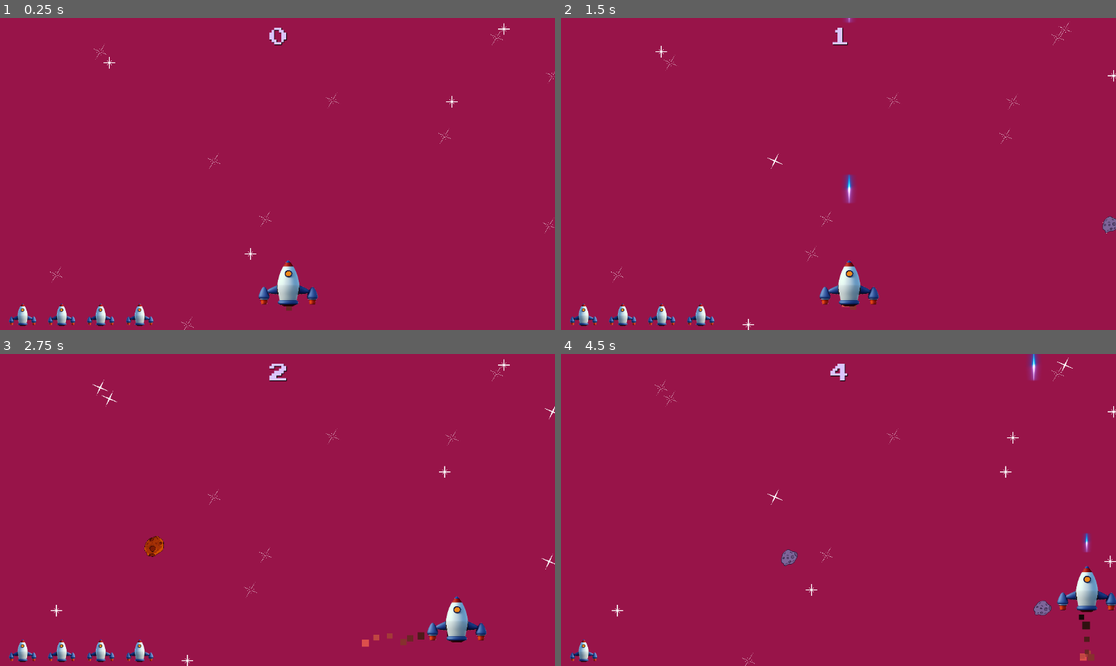
Above: before the commit, frames 1-4 (two rows, left to right).
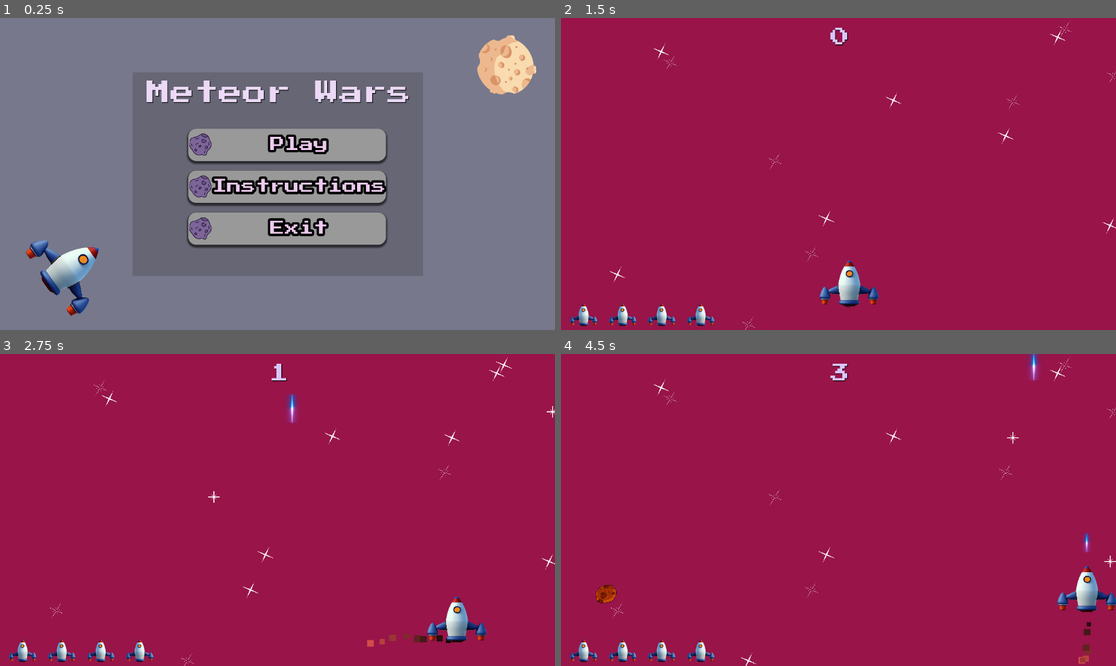
Above: after the commit, the same moments.

Repository: Alaa-Khaled210/Meteors-War
Game: Godot game, scene res://scense/home.tscn
Two runs of this game, one before a commit and one after it. Both use one fixed random seed, a clock stepped at 60 frames per second and the inputs below. Before the commit the project starts from res://scense/level.tscn. Sound files missing from this copy of the repository are replaced by a short silence.
Inputs (mouse positions are in pixels of both pictures, inside the frame that each line leads up to):
- Up to frame 1 (0.25 s): no input
- Up to frame 2 (1.5 s): click (849, 186) at 0.5 s, where only the run after the commit has a clickable "Instructions"; click (849, 145) at 1.25 s, where only the run after the commit has a clickable "Play"
- Up to frame 3 (2.75 s): move the mouse to (399, 494) at 2.02 s; hold Right (right) from 2.03 s (still down); hold Space (Shoot) from 2.03 s (still down)
- Up to frame 4 (4.5 s): move the mouse to (727, 525) at 2.77 s; release Right (right) at 2.78 s; release Space (Shoot) at 2.78 s; hold Down (down) 2.78-3.53 s; tap Space (Shoot) at 2.85, 4.35 s; move the mouse to (894, 441) at 3.52 s; hold Right (right) 3.53-4.28 s; hold Space (Shoot) 3.53-4.28 s; move the mouse to (810, 572) at 4.27 s; hold Up (up) from 4.28 s (still down)

The runs differ from the first frame. In frame 1, 100% of the frame differs, in the area x 0-100%, y 0-100%; in frame 2, 0.6%; in frame 3, 1.0%; in frame 4, 1.5%.

Commit message:
home scene after code it

Diff:
--- a/project.godot
+++ b/project.godot
@@ -11,7 +11,7 @@
 [application]
 
 config/name="Meteor_War"
-run/main_scene="uid://ce6y6qjtkyntq"
+run/main_scene="uid://co6ve4o0cy18h"
 config/features=PackedStringArray("4.4", "GL Compatibility")
 config/icon="res://icon.svg"
 
--- /dev/null
+++ b/scense/home.gd
@@ -0,0 +1,36 @@
+extends Control
+
+
+# Called when the node enters the scene tree for the first time.
+func _ready() -> void:
+	pass # Replace with function body.
+
+
+# Called every frame. 'delta' is the elapsed time since the previous frame.
+func _process(_delta: float) -> void:
+	pass
+
+
+func _on_playgame_pressed() -> void:
+	$click.play()
+	get_tree().change_scene_to_file("res://scense/level.tscn")
+
+
+
+func _on_instructions_pressed() -> void:
+	$click.play()
+
+func _on_exit_pressed() -> void:
+	get_tree().quit()
+
+
+func _on_playgame_mouse_entered() -> void:
+	$hover.play()
+
+
+func _on_instructions_mouse_entered() -> void:
+	$hover.play()
+
+
+func _on_exit_mouse_entered() -> void:
+	$hover.play()
--- a/scense/home.tscn
+++ b/scense/home.tscn
@@ -1,12 +1,35 @@
-[gd_scene load_steps=7 format=3 uid="uid://co6ve4o0cy18h"]
+[gd_scene load_steps=13 format=3 uid="uid://co6ve4o0cy18h"]
 
+[ext_resource type="Script" uid="uid://r65ukqdwuj55" path="res://scense/home.gd" id="1_g1icw"]
 [ext_resource type="FontFile" uid="uid://crgknw0a00f6k" path="res://Graphic/Fonts/PressStart2P-Regular.ttf" id="1_nh084"]
 [ext_resource type="Texture2D" uid="uid://b00p4pesv0r1s" path="res://Graphic/vecteezy_spaceship-3d-rendering-icon-illustration_28605913.png" id="2_rnxhc"]
 [ext_resource type="Texture2D" uid="uid://cv4i2byqbank0" path="res://Graphic/meterors/3.png" id="3_0j2ps"]
 [ext_resource type="Texture2D" uid="uid://cdrc35jqua6l6" path="res://Graphic/meterors/4.png" id="4_oslit"]
+[ext_resource type="AudioStream" uid="uid://do7wqechta5dv" path="res://Audio/mixkit-retro-arcade-casino-notification-211.wav" id="6_ijrru"]
+[ext_resource type="AudioStream" uid="uid://b5t6l825irktp" path="res://Audio/mixkit-hover-click-tone-2568.wav" id="7_6347k"]
 
 [sub_resource type="StyleBoxFlat" id="StyleBoxFlat_g1icw"]
 bg_color = Color(0.402366, 0.400553, 0.460239, 1)
+
+[sub_resource type="StyleBoxEmpty" id="StyleBoxEmpty_oslit"]
+
+[sub_resource type="StyleBoxFlat" id="StyleBoxFlat_ijrru"]
+bg_color = Color(0.624779, 0.573028, 0.701907, 1)
+corner_radius_top_left = 16
+corner_radius_top_right = 16
+corner_radius_bottom_right = 16
+corner_radius_bottom_left = 16
+shadow_size = 5
+shadow_offset = Vector2(0, 3.41)
+
+[sub_resource type="StyleBoxFlat" id="StyleBoxFlat_6347k"]
+bg_color = Color(0.445441, 0.462113, 0.928611, 1)
+corner_radius_top_left = 16
+corner_radius_top_right = 16
+corner_radius_bottom_right = 16
+corner_radius_bottom_left = 16
+shadow_size = 5
+shadow_offset = Vector2(0, 3.41)
 
 [sub_resource type="StyleBoxFlat" id="StyleBoxFlat_oslit"]
 corner_radius_top_left = 16
@@ -23,6 +46,7 @@
 anchor_bottom = 1.0
 grow_horizontal = 2
 grow_vertical = 2
+script = ExtResource("1_g1icw")
 
 [node name="ColorRect" type="ColorRect" parent="."]
 layout_mode = 1
@@ -45,7 +69,7 @@
 scale = Vector2(0.125527, 0.113777)
 texture = ExtResource("2_rnxhc")
 
-[node name="Sprite2D" type="Sprite2D" parent="."]
+[node name="meteorhome" type="Sprite2D" parent="."]
 position = Vector2(1048.72, 99.972)
 rotation = 0.949459
 scale = Vector2(0.261628, 0.250386)
@@ -66,10 +90,38 @@
 grow_vertical = 2
 theme_override_styles/panel = SubResource("StyleBoxFlat_g1icw")
 
+[node name="title" type="Label" parent="bg"]
+layout_mode = 1
+anchors_preset = 5
+anchor_left = 0.5
+anchor_right = 0.5
+offset_left = -273.0
+offset_top = 17.5
+offset_right = 277.0
+offset_bottom = 67.5
+grow_horizontal = 2
+size_flags_vertical = 0
+theme_override_colors/font_color = Color(0.920759, 0.851209, 0.962248, 1)
+theme_override_colors/font_shadow_color = Color(0, 0, 0, 1)
+theme_override_fonts/font = ExtResource("1_nh084")
+theme_override_font_sizes/font_size = 50
+text = "Meteor Wars"
+horizontal_alignment = 1
+vertical_alignment = 1
+
 [node name="MarginContainer" type="MarginContainer" parent="bg"]
-layout_mode = 0
-offset_right = 40.0
-offset_bottom = 40.0
+layout_mode = 1
+anchors_preset = 8
+anchor_left = 0.5
+anchor_top = 0.5
+anchor_right = 0.5
+anchor_bottom = 0.5
+offset_left = -209.0
+offset_top = -115.0
+offset_right = 247.0
+offset_bottom = 166.0
+grow_horizontal = 2
+grow_vertical = 2
 theme_override_constants/margin_left = 20
 theme_override_constants/margin_top = 20
 theme_override_constants/margin_right = 20
@@ -81,17 +133,6 @@
 theme_override_constants/separation = 20
 alignment = 1
 
-[node name="title" type="Label" parent="bg/MarginContainer/VBoxContainer"]
-layout_mode = 2
-size_flags_vertical = 0
-theme_override_colors/font_color = Color(0.920759, 0.851209, 0.962248, 1)
-theme_override_colors/font_shadow_color = Color(0, 0, 0, 1)
-theme_override_fonts/font = ExtResource("1_nh084")
-theme_override_font_sizes/font_size = 50
-text = "Meteor Wars"
-horizontal_alignment = 1
-vertical_alignment = 1
-
 [node name="playgame" type="Button" parent="bg/MarginContainer/VBoxContainer"]
 layout_mode = 2
 size_flags_vertical = 3
@@ -102,10 +143,13 @@
 theme_override_fonts/font = ExtResource("1_nh084")
 theme_override_font_sizes/font_size = 30
 theme_override_icons/icon = ExtResource("4_oslit")
+theme_override_styles/focus = SubResource("StyleBoxEmpty_oslit")
+theme_override_styles/hover = SubResource("StyleBoxFlat_ijrru")
+theme_override_styles/pressed = SubResource("StyleBoxFlat_6347k")
 theme_override_styles/normal = SubResource("StyleBoxFlat_oslit")
 text = "Play"
 
-[node name="instructions" type="Button" parent="bg/MarginContainer/VBoxContainer"]
+[node name="Instructions" type="Button" parent="bg/MarginContainer/VBoxContainer"]
 layout_mode = 2
 size_flags_vertical = 3
 theme_override_colors/font_color = Color(0.92692, 0.79755, 0.931981, 1)
@@ -115,10 +159,13 @@
 theme_override_fonts/font = ExtResource("1_nh084")
 theme_override_font_sizes/font_size = 30
 theme_override_icons/icon = ExtResource("4_oslit")
+theme_override_styles/focus = SubResource("StyleBoxEmpty_oslit")
+theme_override_styles/hover = SubResource("StyleBoxFlat_ijrru")
+theme_override_styles/pressed = SubResource("StyleBoxFlat_6347k")
 theme_override_styles/normal = SubResource("StyleBoxFlat_oslit")
-text = "Instructios"
+text = "Instructions"
 
-[node name="exit" type="Button" parent="bg/MarginContainer/VBoxContainer"]
+[node name="Exit" type="Button" parent="bg/MarginContainer/VBoxContainer"]
 layout_mode = 2
 size_flags_vertical = 3
 theme_override_colors/font_color = Color(0.92692, 0.79755, 0.931981, 1)
@@ -128,5 +175,22 @@
 theme_override_fonts/font = ExtResource("1_nh084")
 theme_override_font_sizes/font_size = 30
 theme_override_icons/icon = ExtResource("4_oslit")
+theme_override_styles/focus = SubResource("StyleBoxEmpty_oslit")
+theme_override_styles/hover = SubResource("StyleBoxFlat_ijrru")
+theme_override_styles/pressed = SubResource("StyleBoxFlat_6347k")
 theme_override_styles/normal = SubResource("StyleBoxFlat_oslit")
 text = "Exit"
+
+[node name="click" type="AudioStreamPlayer" parent="."]
+stream = ExtResource("6_ijrru")
+volume_db = -16.377
+
+[node name="hover" type="AudioStreamPlayer" parent="."]
+stream = ExtResource("7_6347k")
+
+[connection signal="mouse_entered" from="bg/MarginContainer/VBoxContainer/playgame" to="." method="_on_playgame_mouse_entered"]
+[connection signal="pressed" from="bg/MarginContainer/VBoxContainer/playgame" to="." method="_on_playgame_pressed"]
+[connection signal="mouse_entered" from="bg/MarginContainer/VBoxContainer/Instructions" to="." method="_on_instructions_mouse_entered"]
+[connection signal="pressed" from="bg/MarginContainer/VBoxContainer/Instructions" to="." method="_on_instructions_pressed"]
+[connection signal="mouse_entered" from="bg/MarginContainer/VBoxContainer/Exit" to="." method="_on_exit_mouse_entered"]
+[connection signal="pressed" from="bg/MarginContainer/VBoxContainer/Exit" to="." method="_on_exit_pressed"]
Not shown, added: Audio/mixkit-hover-click-tone-2568.wav.import
Not shown, added: scense/home.gd.uid
Not shown, added: Audio/mixkit-hover-click-tone-2568.wav
